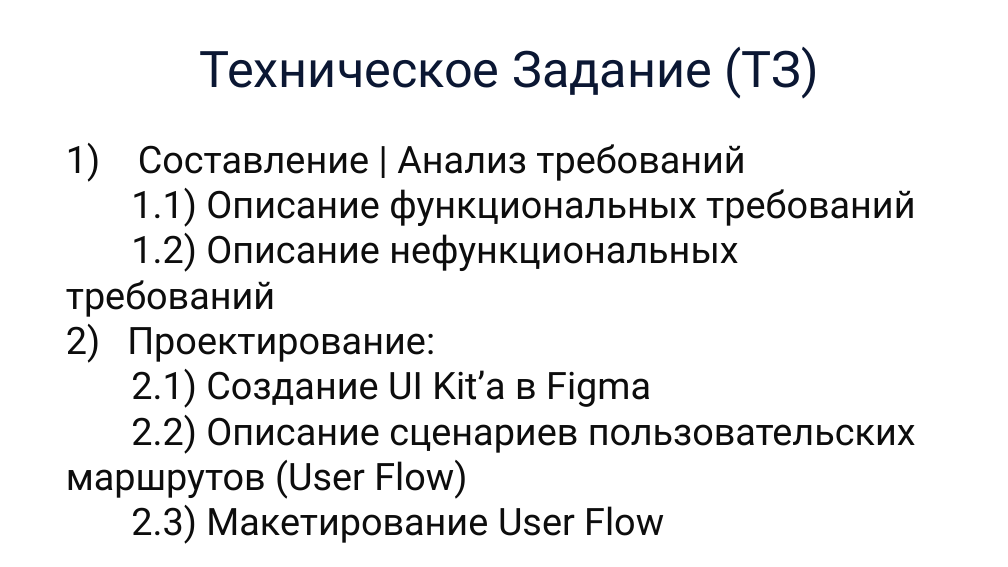
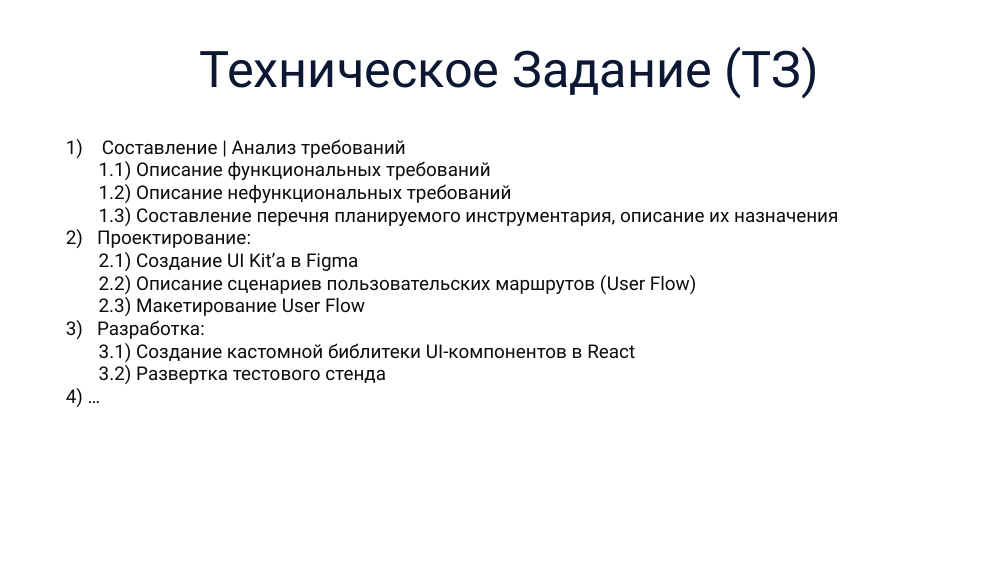
Before and after one commit to schierketsu/surf, a slide deck: slide 16 of тз.pptx. Drawn at 1008x567 pixels with LibreOffice and Linux fonts; fonts in the diff are those of the drawing. Boxes give left, top, right and bottom in pixels: in the first picture for what was removed or moved away, otherwise in the second. Text is boxed around its words. In the diff, an @@ line names an element or a change of style, - is before the commit and + after.

Commit message:
fff

```diff
--- a/тз.pptx
+++ b/тз.pptx
@@ text at [66,139,697,316]: size 36 to 18 pt in "1) Составление | Анализ требований", "1.1) Описание функциональных требований", "2.1) Создание UI Kit’а в Figma 2.2) ..." @@
@@ text at [66,184,838,248]: text changed; size 36 to 18 pt @@
-1.2) Описание нефункциональных требований
-2) Проектирование:
+1.2) Описание нефункциональных требований
+1.3) Составление перечня планируемого инструментария, описание их назначения
+2) Проектирование:
@@ text at [66,320,635,407]: paragraphs added @@
+3) Разработка:
+3.1) Создание кастомной библитеки UI-компонентов в React
+3.2) Развертка тестового стенда
+4) …
```
Also in this commit, not shown: 4 other slides changed, 1 slide added, 1 slide removed.
